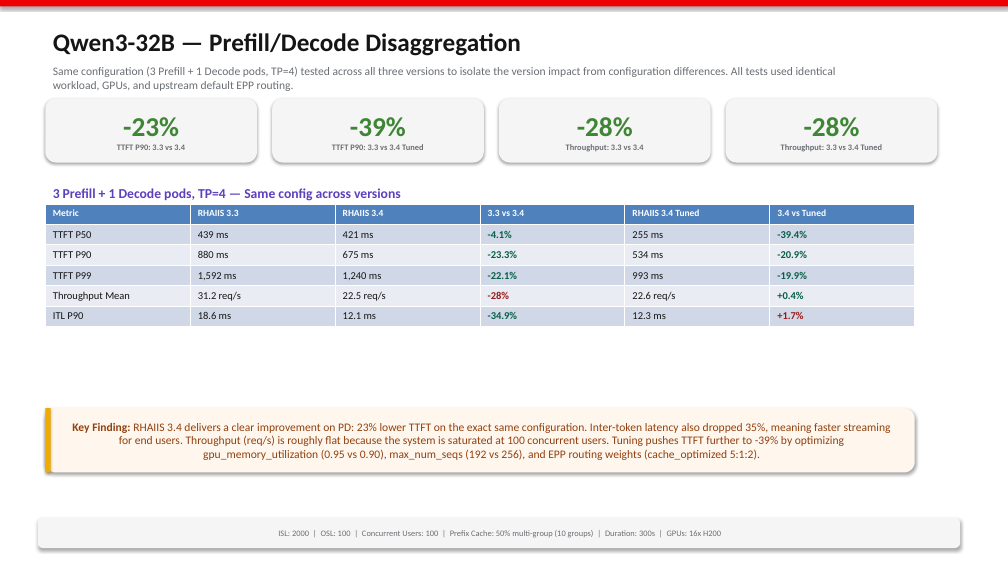
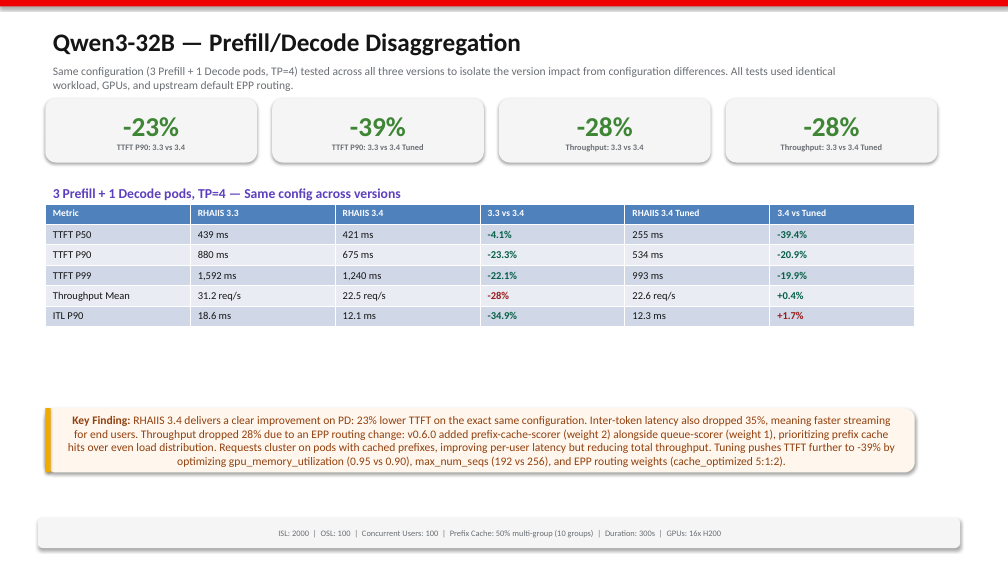
Before and after one commit to openshift-psap/serveit-studio, a slide deck: slide 2 of docs/regression-slides.pptx. Drawn at 1008x567 pixels with LibreOffice and Linux fonts; fonts in the diff are those of the drawing. Boxes give left, top, right and bottom in pixels: in the first picture for what was removed or moved away, otherwise in the second. Text is boxed around its words. In the diff, an @@ line names an element or a change of style, - is before the commit and + after.

```diff
--- a/docs/regression-slides.pptx
+++ b/docs/regression-slides.pptx
@@ text in rounded rectangle at bbox=[68, 416, 895, 467]: text changed @@
-Key Finding: RHAIIS 3.4 delivers a clear improvement on PD: 23% lower TTFT on the exact same configuration. Inter-token latency also dropped 35%, meaning faster streaming for end users. Throughput (req/s) is roughly flat because the system is saturated at 100 concurrent users. Tuning pushes TTFT further to -39% by optimizing gpu_memory_utilization (0.95 vs 0.90), max_num_seqs (192 vs 256), and EPP routing weights (cache_optimized 5:1:2).
+Key Finding: RHAIIS 3.4 delivers a clear improvement on PD: 23% lower TTFT on the exact same configuration. Inter-token latency also dropped 35%, meaning faster streaming for end users. Throughput dropped 28% due to an EPP routing change: v0.6.0 added prefix-cache-scorer (weight 2) alongside queue-scorer (weight 1), prioritizing prefix cache hits over even load distribution. Requests cluster on pods with cached prefixes, improving per-user latency but reducing total throughput. Tuning pushes TTFT further to -39% by optimizing gpu_memory_utilization (0.95 vs 0.90), max_num_seqs (192 vs 256), and EPP routing weights (cache_optimized 5:1:2).
```
Also in this commit, not shown: 2 other slides changed.
